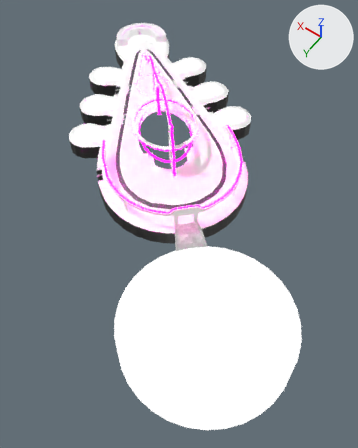
An edit to the FBX model Assets/Xana Environments Data/Xana Summit/Export_FBX/XANA_Summit_Base01.fbx, drawn before and after from the same camera.
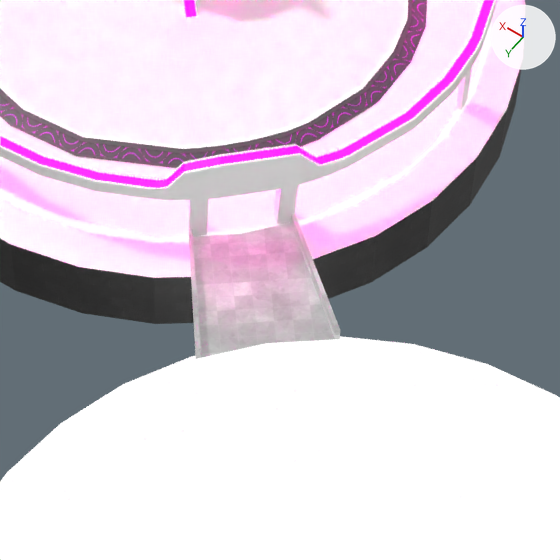
There are two pictures of each version: one from a 50 mm camera at (-425.4, 541.7, 241.5) aimed at (-308.0, 377.2, -17.0), one close up on the part from 37% to 71% of the width and 39% to 66% of the height. Every picture has the same lights, and +X, +Y and +Z are marked at upper right. Where no turn or scale is listed for an object, it has been applied to the vertices. Vertices at the same position are counted once.

In view in the first close-up: 'Base03'.
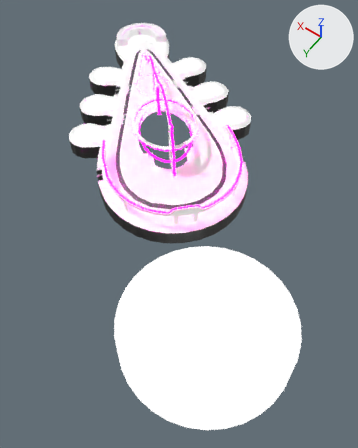
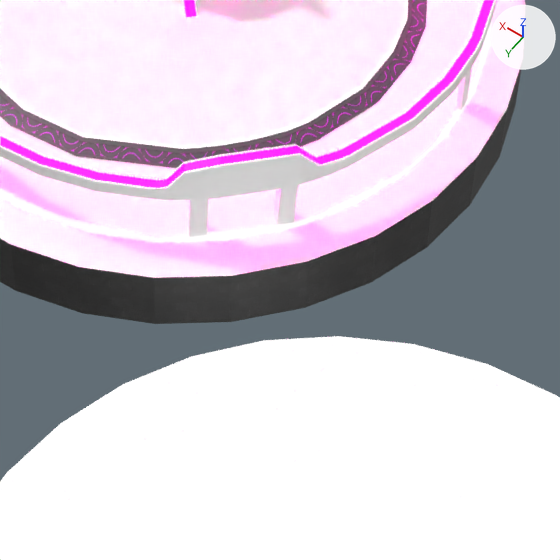
Where the change shows, as pixel boxes [x1, y1, x2, y2] in the close-ups (560 x 560 px):
part 1 of me_mesh_003, cut back: before [161, 194, 340, 359]; after [161, 194, 320, 237]

Edits to the bpy script that builds the scene:
```text
Change me_mesh_003:
    used by ob_base03; location = (-283.9, 352.8, 9.5)
    remove me_mesh_003.from_pydata(...)  # 8363 vertices, 11589 faces; spans x -133.0..133.0, y -130.0..130.0, z -30.0..30.0
    add me_mesh_003.from_pydata(...)  # 8327 vertices, 11533 faces; spans x -133.0..133.0, y -130.0..130.0, z -30.0..30.0
    me_mesh_003 part 1
    36 vertices are removed from x -56.0..-30.0, y 28.0..53.0, z -10.0..-6.0
    64 faces are deleted
    8 new faces join them, mat_atlas_wing (its picture is missing)
    remove me_mesh_003.materials.append(mat_bridge)  # picture img_floor_d_png
```
